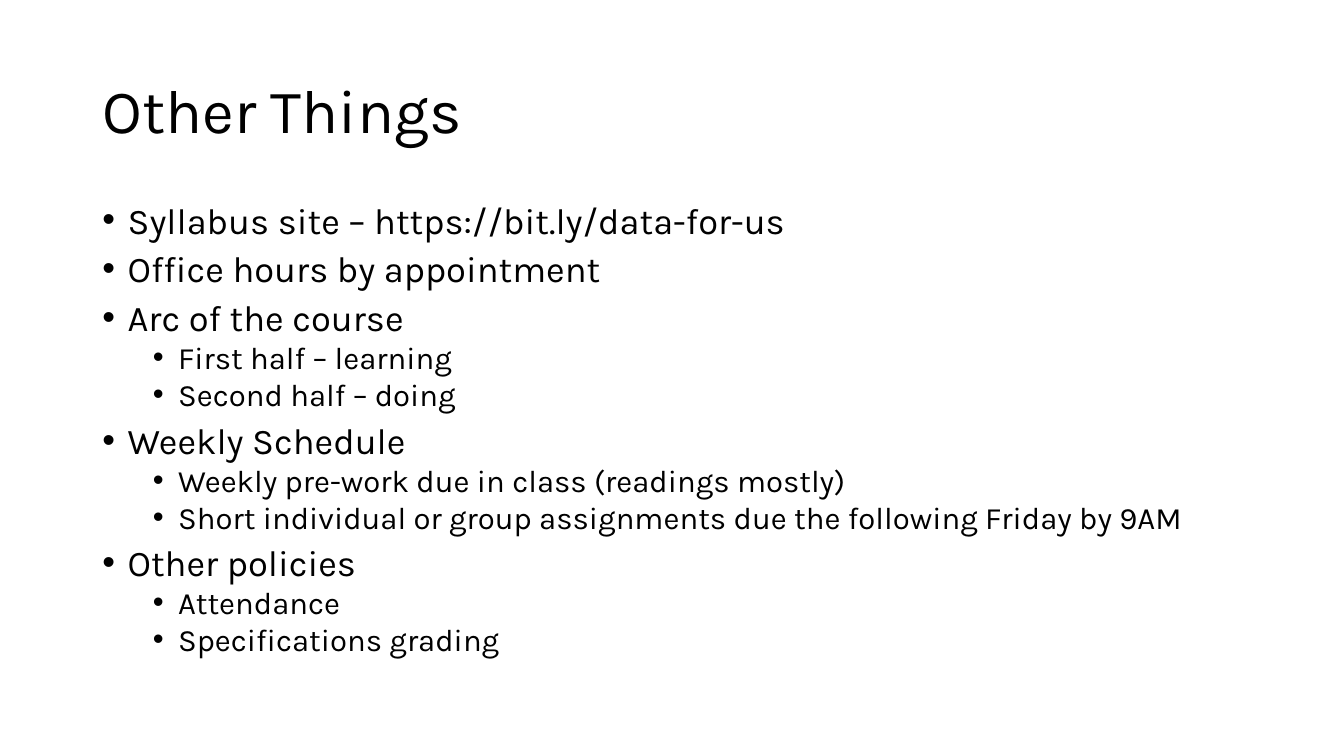
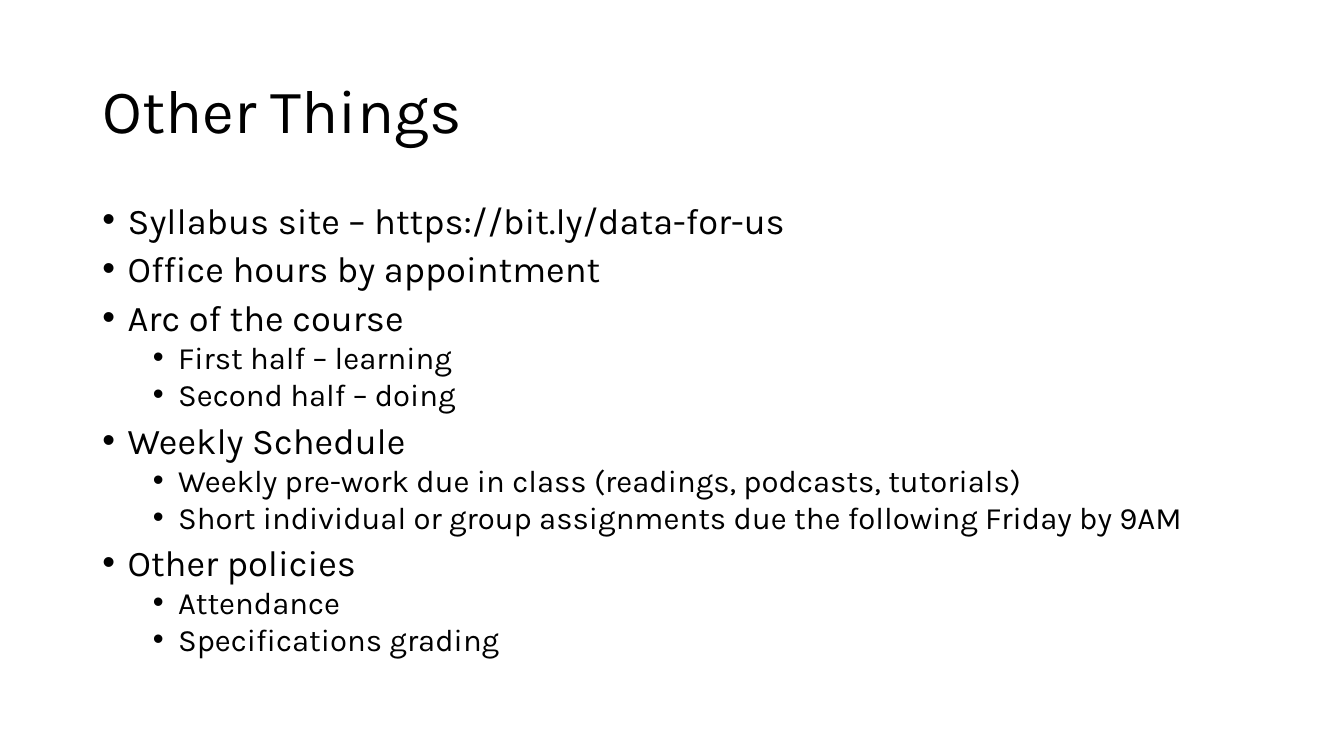
Before and after one commit to walshbr/data-for-the-rest-of-us, a slide deck: slide 6 of resources/week-1/intro.pptx. Drawn at 1344x756 pixels with LibreOffice and Linux fonts; fonts in the diff are those of the drawing. Boxes give left, top, right and bottom in pixels: in the first picture for what was removed or moved away, otherwise in the second. Text is boxed around its words. In the diff, an @@ line names an element or a change of style, - is before the commit and + after.

```diff
--- a/resources/week-1/intro.pptx
+++ b/resources/week-1/intro.pptx
@@ text at <box>178,469,1021,499</box>: text changed @@
-  • Weekly pre-work due in class (readings mostly)
+  • Weekly pre-work due in class (readings, podcasts, tutorials)
```
Also in this commit, not shown: 3 other slides changed, 2 slides added, 2 other files.
